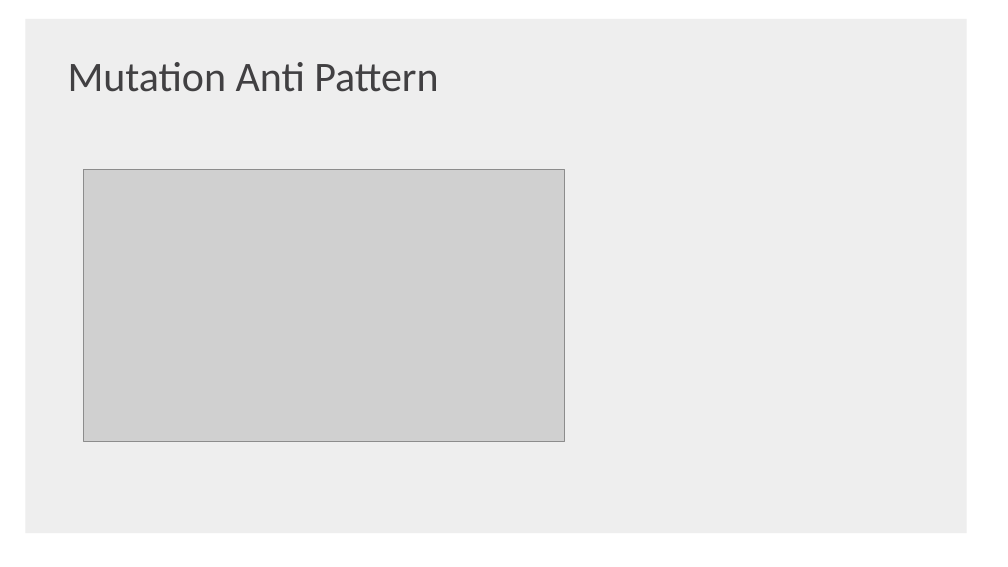
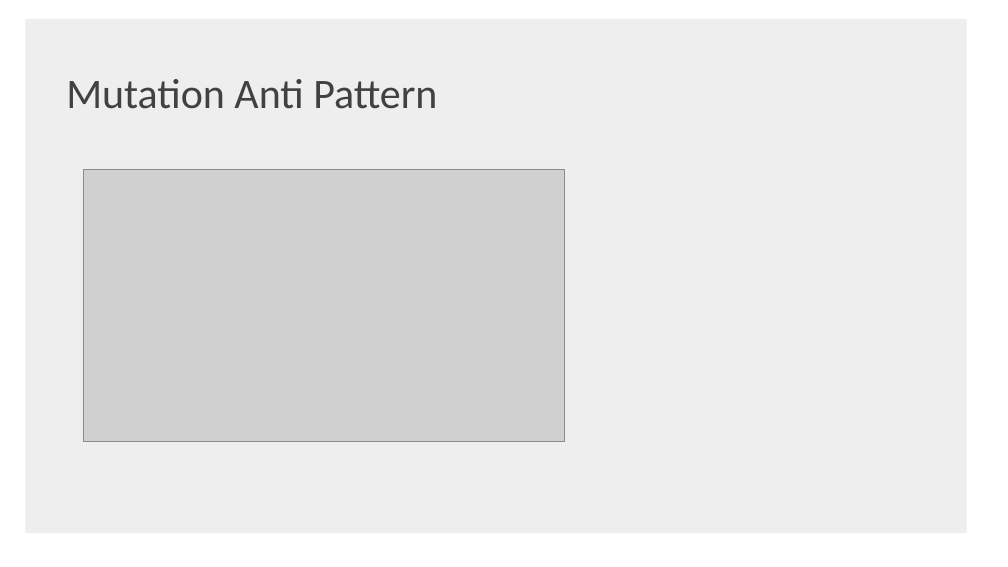
Before and after one commit to shaojie-xu-kp/Java8_lunch_learn, a slide deck: slide 40 of Java 8 & TDP.pptx (slide 39 before the commit). Drawn at 1008x567 pixels with LibreOffice and Linux fonts; fonts in the diff are those of the drawing; grey boxes stand for pictures; background and template pictures are left out. Boxes give left, top, right and bottom in pixels: in the first picture for what was removed or moved away, otherwise in the second. Text is boxed around its words. In the diff, an @@ line names an element or a change of style, - is before the commit and + after.

```diff
--- a/Java 8 & TDP.pptx
+++ b/Java 8 & TDP.pptx
@@ text "Mutation Anti Pattern" moved from (x1=68, y1=62, x2=438, y2=92) to (x1=66, y1=79, x2=437, y2=109) @@
```
Also in this commit, not shown: 8 other slides changed, 3 slides added, 4 slides removed, 2 other files.
